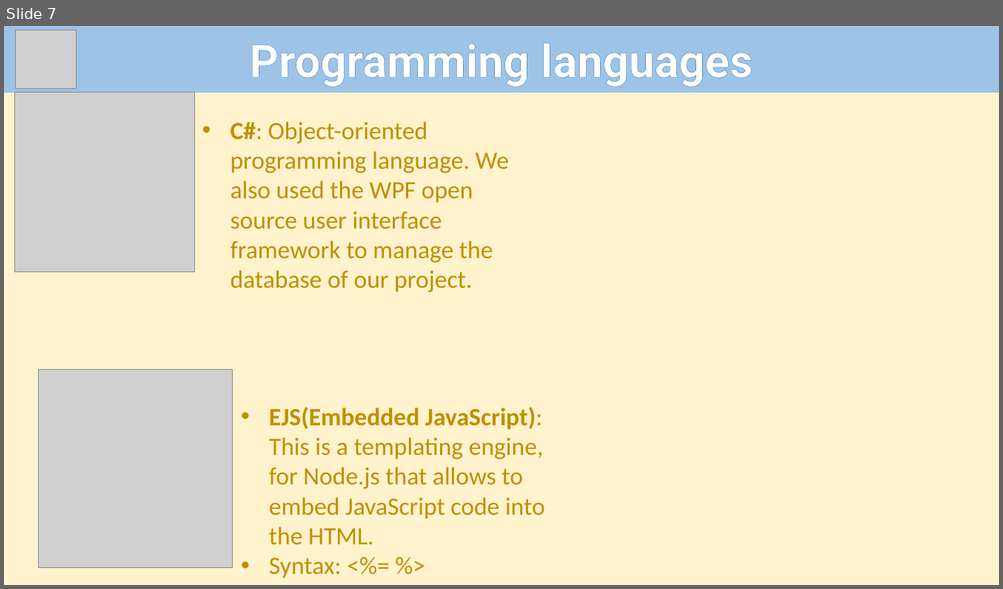
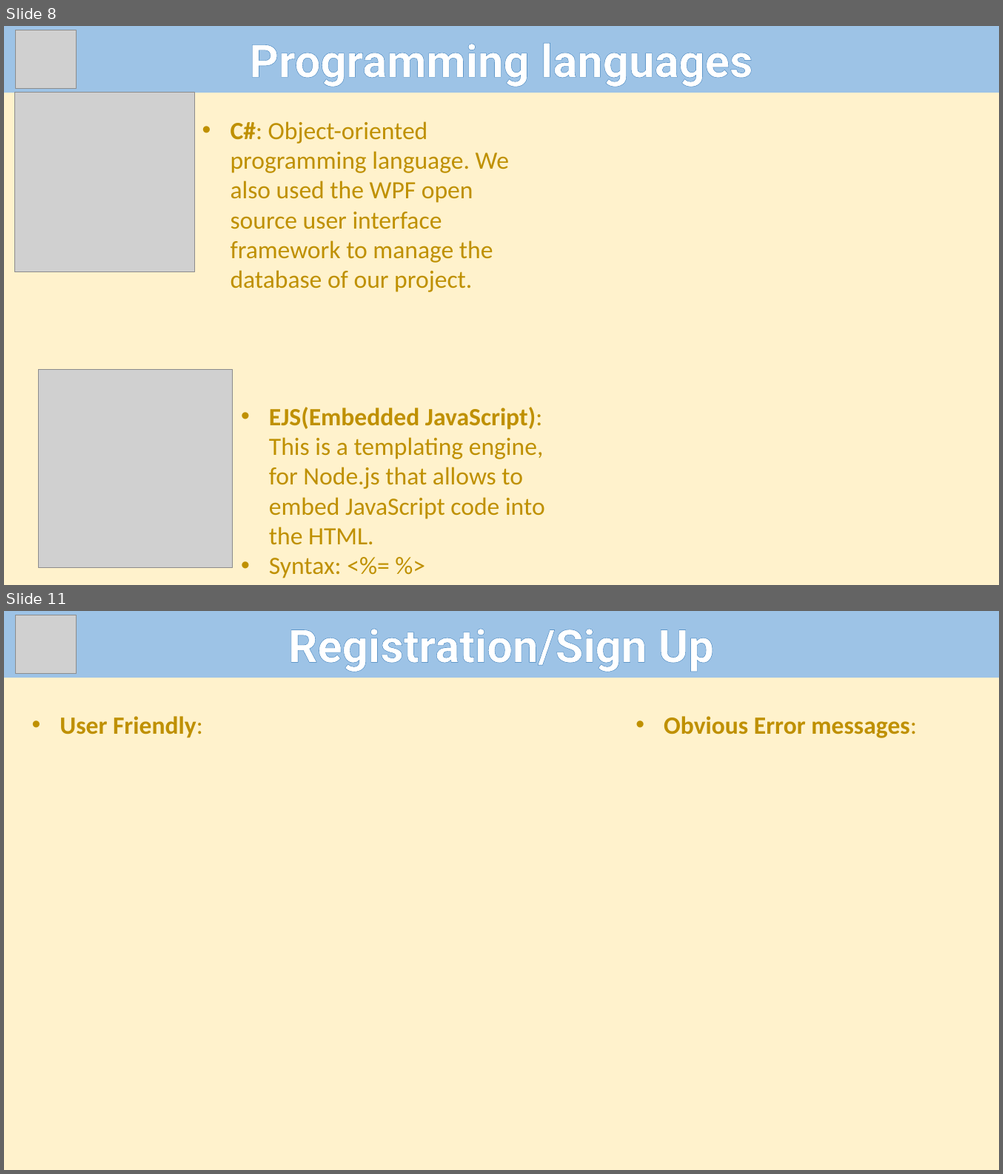
Before and after one commit to Andras-12c/Dozsa-Csarda, a slide deck: VizsgaremekEnglishPP.pptx. Shown one above the other, each under a label of ours: slide 7 before the commit, slides 8 and 11 after it; the slides between them are not shown. The pictures are 1003x589 and 1003x1174 pixels, drawn with LibreOffice and Linux fonts; fonts in the diff are those of the drawing; grey boxes stand for pictures. Boxes give left, top, right and bottom in pixels: in the first picture for what was removed or moved away, otherwise in the second. Text is boxed around its words. In the diff, an @@ line names an element or a change of style, - is before the commit and + after.

```diff
--- a/VizsgaremekEnglishPP.pptx
+++ b/VizsgaremekEnglishPP.pptx
@@ slide 11 added at [4,611,999,1170], background #FFF2CC @@
@@ rectangle added at [4,611,999,678], fill #9DC3E6 @@
@@ picture added at [15,615,77,674] @@
@@ text added at [288,629,714,672], 44 pt, text #FFFFFF, bold @@
+Registration/Sign Up
@@ text added at [60,716,203,738], 24 pt, text #BF9000, bold @@
+• User Friendly:
@@ text added at [663,716,916,738], 24 pt, text #BF9000, bold @@
+• Obvious Error messages:
@@ what was slide 7 is now slide 8 @@
```
Also in this commit, not shown: 1 slide changed, 2 other slides added.
